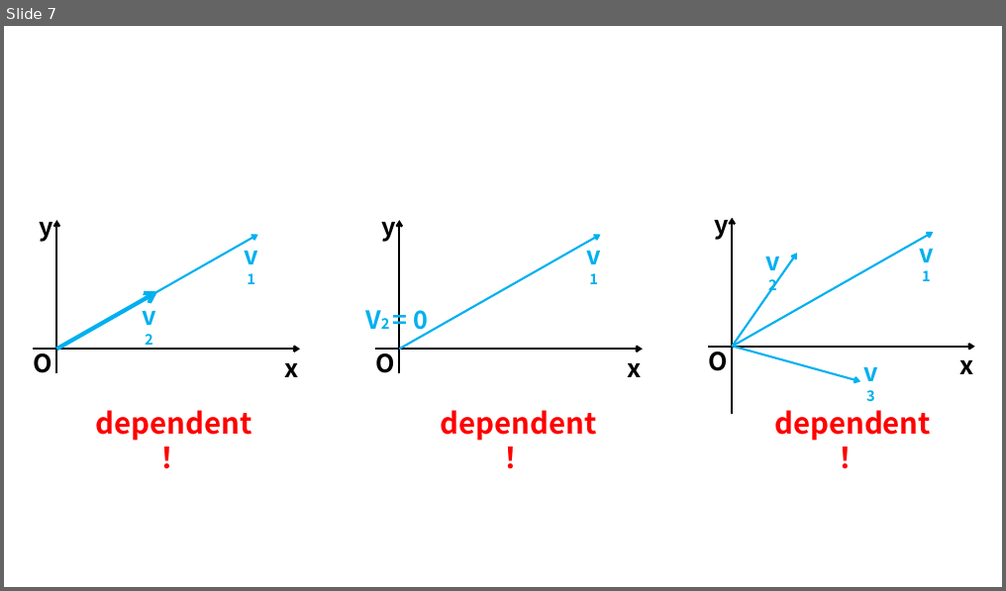
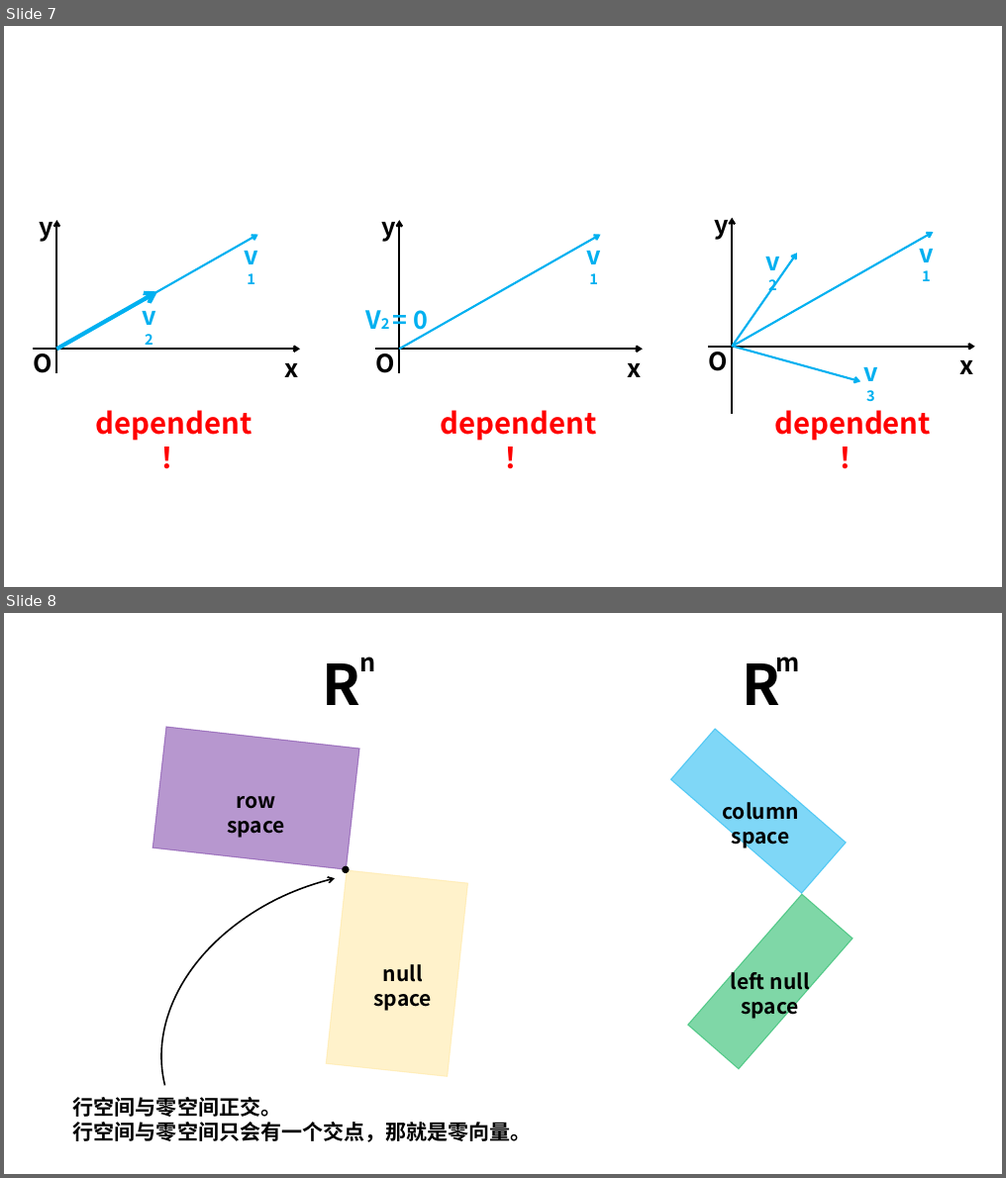
Before and after one commit to AnhaoROMA/LinearAlgebra-MIT, a slide deck: notes/campus.pptx. Shown one above the other, each under a label of ours: slide 7 before the commit, slides 7 and 8 after it. The pictures are 1006x591 and 1006x1178 pixels, drawn with LibreOffice and Linux fonts; fonts in the diff are those of the drawing. Boxes give left, top, right and bottom in pixels: in the first picture for what was removed or moved away, otherwise in the second. Text is boxed around its words. In the diff, an @@ line names an element or a change of style, - is before the commit and + after.

```diff
--- a/notes/campus.pptx
+++ b/notes/campus.pptx
@@ slide 8 added at box(4, 613, 1002, 1174), background #FFFFFF @@
@@ text added at box(322, 663, 360, 705), 54 pt, text #000000, bold @@
+R
@@ text added at box(359, 657, 375, 671), 24 pt, text #000000, bold @@
+n
@@ text added at box(742, 658, 780, 705), 54 pt, text #000000, bold @@
+R
@@ text added at box(775, 657, 799, 678), 24 pt, text #000000, bold @@
+m
@@ rectangle added at box(152, 727, 359, 870), fill #7030A0 at 50% opacity, outline #7030A0 1 pt @@
@@ rectangle added at box(671, 729, 846, 894), fill #00B0F0 at 50% opacity, outline #00B0F0 1 pt @@
@@ text added at box(227, 796, 285, 838), 20 pt, text #000000, bold @@
+row space
@@ text added at box(723, 798, 799, 849), 20 pt, text #000000, bold @@
+column space
@@ arc (boxed as its full ellipse) added at box(127, 827, 620, 1174), outline #000000 1.5 pt @@
@@ rectangle added at box(327, 870, 468, 1077), fill #FFE699 at 50% opacity, outline #FFE699 1 pt @@
@@ ellipse added at box(343, 866, 349, 872), fill #000000, outline #000000 1 pt @@
@@ rectangle added at box(688, 894, 853, 1069), fill #00B050 at 50% opacity, outline #00B050 1 pt @@
@@ text added at box(373, 964, 432, 1011), 20 pt, text #000000, bold @@
+null space
@@ text added at box(730, 968, 810, 1020), 20 pt, text #000000, bold @@
+left null space
@@ text added at box(73, 1097, 532, 1143), 20 pt, text #000000, bold @@
+行空间与零空间正交。
+行空间与零空间只会有一个交点，那就是零向量。
```
Also in this commit, not shown: 1 slide removed, 7 other files.
